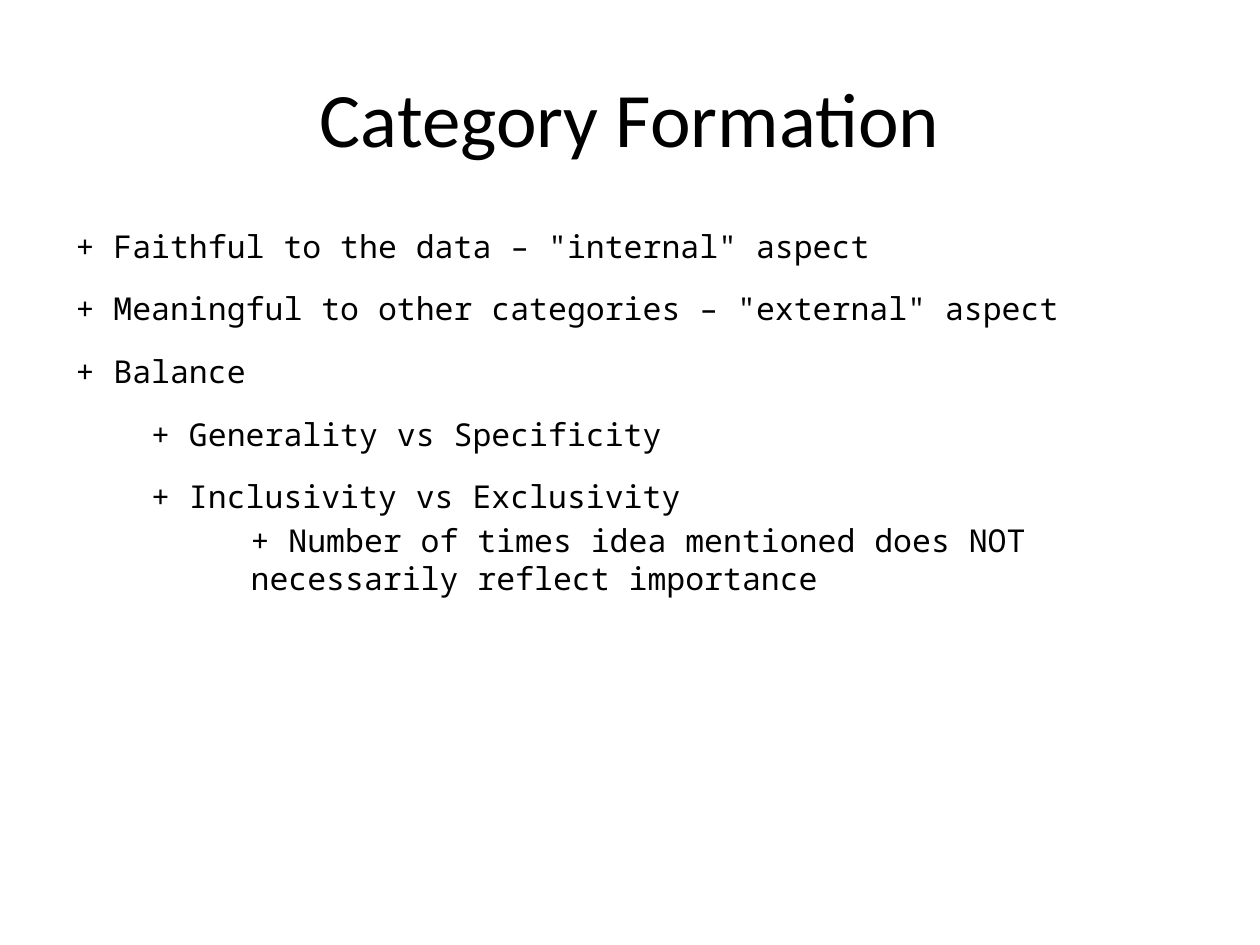
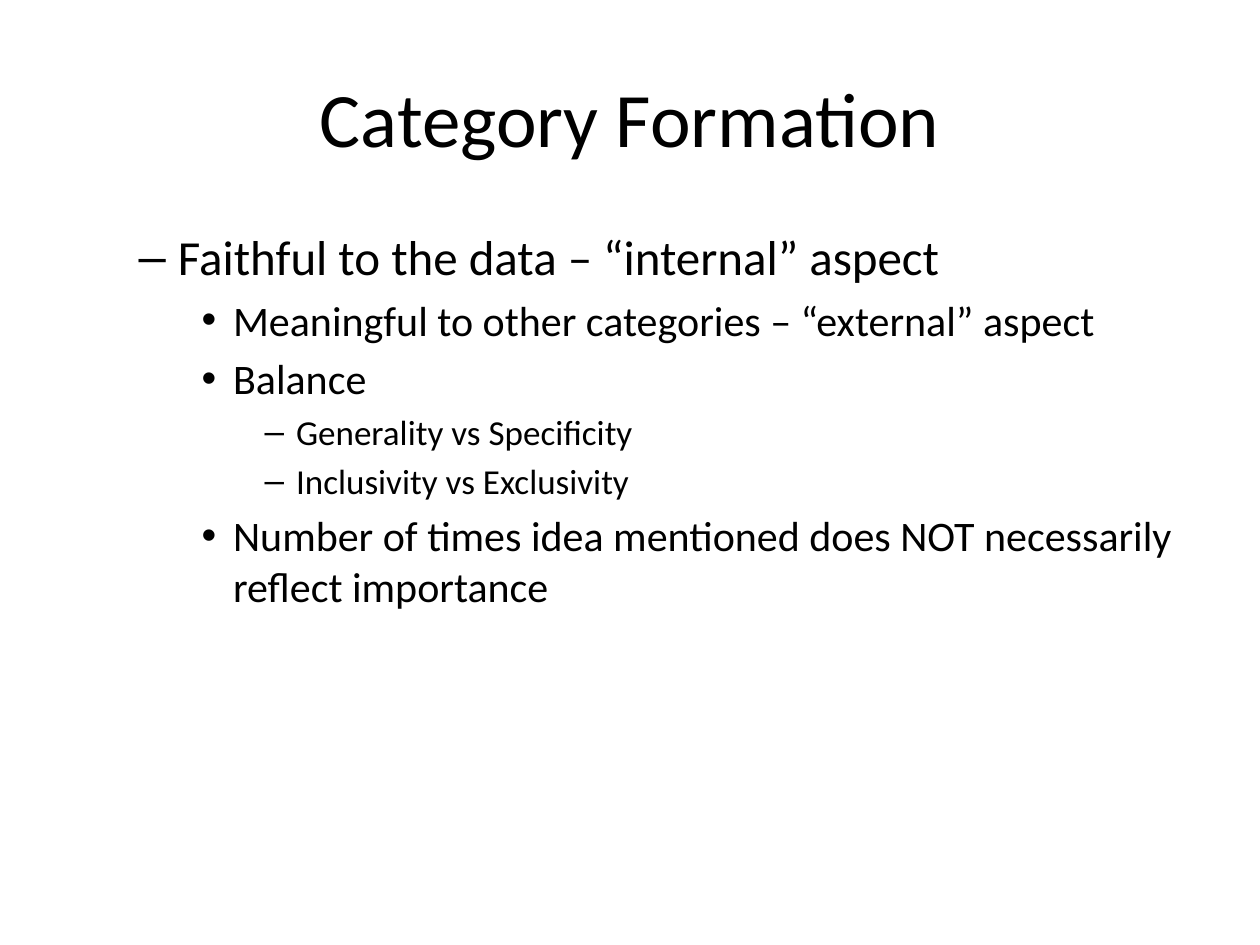
Before and after one commit to classes-medb/5510, a slide deck: slide 82 of src/video-12-hypothesis-testing.pptx (slide 62 before the commit). Drawn at 1260x945 pixels with LibreOffice and Linux fonts; fonts in the diff are those of the drawing. Boxes give left, top, right and bottom in pixels: in the first picture for what was removed or moved away, otherwise in the second. Text is boxed around its words. In the diff, an @@ line names an element or a change of style, - is before the commit and + after.

```diff
--- a/src/video-12-hypothesis-testing.pptx
+++ b/src/video-12-hypothesis-testing.pptx
@@ text at [178, 240, 1171, 609]: text changed; size 18 to 24 pt; font Noto Sans Mono to Calibri @@
-+ Faithful to the data – "internal" aspect
-+ Meaningful to other categories – "external" aspect
-+ Balance
-+ Generality vs Specificity
-+ Inclusivity vs Exclusivity
-+ Number of times idea mentioned does NOT necessarily reflect importance
+  – Faithful to the data – “internal” aspect
+    • Meaningful to other categories – “external” aspect
+    • Balance
+      – Generality vs Specificity
+      – Inclusivity vs Exclusivity
+    • Number of times idea mentioned does NOT necessarily reflect importance
```
Also in this commit, not shown: 10 other slides changed, 18 slides added, 6 slides removed, 1 other file.
